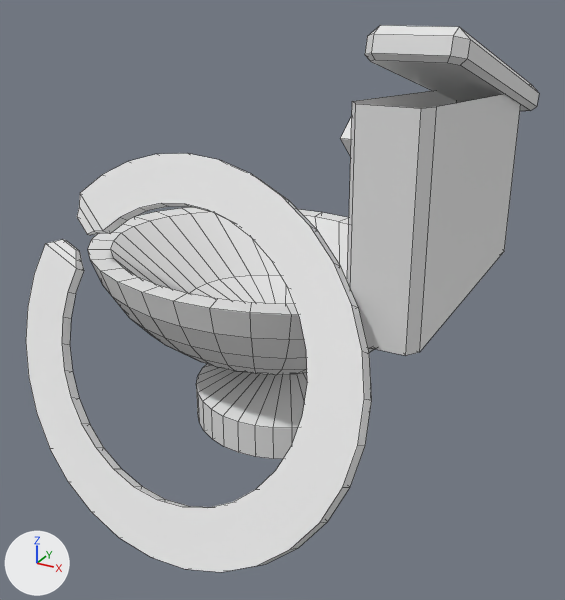
Renders of the FBX model Assets/Blender Exports/broken Objects/toilet_broken.fbx from each side of a commit.
The view is the same before and after, from a 50 mm camera at (2.37, -4.32, 3.02) aimed at (0.17, -0.32, 1.02). Lighting does not change. The marker at lower left points along +X, +Y and +Z. Mesh edges are drawn as thin lines.
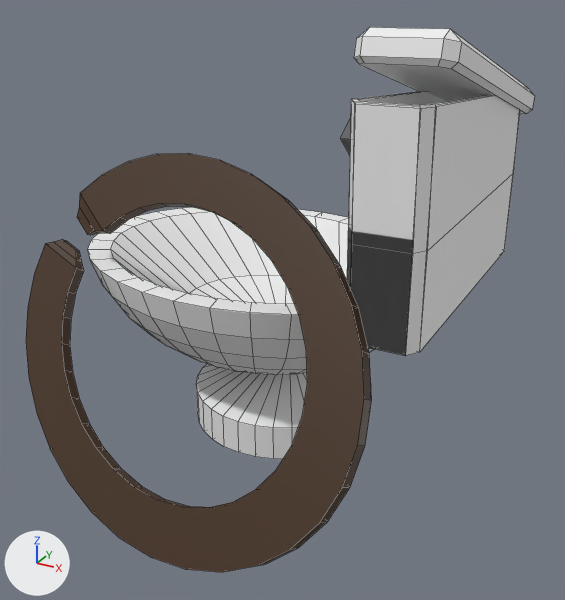
Pixel boxes [x1, y1, x2, y2] of what changed, in the pictures (565 x 600 px):
'Sphere', reshaped: before [26, 25, 539, 572]; after [26, 27, 535, 572]
part 1 of me_sphere, built on: before [365, 25, 539, 111]; after [350, 27, 535, 355]
part 2 of me_sphere, recoloured: [93, 96, 520, 459] in both
part 3 of me_sphere, recoloured (white to brown): [26, 153, 372, 572] in both
part 4 of me_sphere, recoloured (white to grey): [340, 118, 351, 155] in both

The change, as a diff of the scene's bpy script:
```diff
--- a/Assets/Blender Exports/broken Objects/toilet_broken.fbx.py
+++ b/Assets/Blender Exports/broken Objects/toilet_broken.fbx.py
@@ mat_metal @@
+mat_metal = principled_material('Metal')
+mat_metal.base_color = (0.109, 0.109, 0.109)  # dark grey #5d5d5d
@@ mat_porcelin @@
+mat_porcelin = principled_material('Porcelin')
+mat_porcelin.base_color = (0.888, 0.888, 0.888)  # white #f2f2f2
@@ mat_seat @@
+mat_seat = principled_material('Seat')
+mat_seat.base_color = (0.058, 0.0275, 0.0109)  # brown #442e1b
@@ me_sphere @@
 # used by ob_sphere; location = (0.0, 0.0, 0.981)
-me_sphere.from_pydata(...)  # 617 vertices, 579 faces; spans x -1.44..1.3, y -1.78..1.21, z -0.99..1.74
+me_sphere.from_pydata(...)  # 649 vertices, 612 faces; spans x -1.44..1.3, y -1.78..1.07, z -0.99..1.74
+# me_sphere part 1
+# 17 vertices in x 0.79..1.3, y -0.67..1.18, z 1.08..1.74 move by (0.0, -0.13, 0.0)
+# 11 vertices in x 0.79..1.3, y -0.68..1.21, z 1.09..1.68 move by (0.0, -0.14, 0.0)
+# 25 vertices are added at x 0.83..1.25, y -0.93..0.91, z 0.34..1.43
+# 7 new vertices lie (0.0, 0.0, 0.55) away from vertices in x 0.85..1.26, y -0.93..0.91, z 0.17..0.18
+# 33 new faces join them, mat_porcelin (white #f2f2f2)
+# me_sphere part 2: 460 faces spanning x -1.44..1.3, y -0.98..1.07, z -0.99..1.74 switch from no material to mat_porcelin (white #f2f2f2)
+# me_sphere part 3: 109 faces spanning x -1.37..1.19, y -1.78..-0.48, z -0.97..0.97 switch from no material to mat_seat (brown #442e1b)
+# me_sphere part 4: 10 faces spanning x 0.74..0.84, y -0.77..-0.47, z 0.95..1.3 switch from no material to mat_metal (dark grey #5d5d5d)
```
